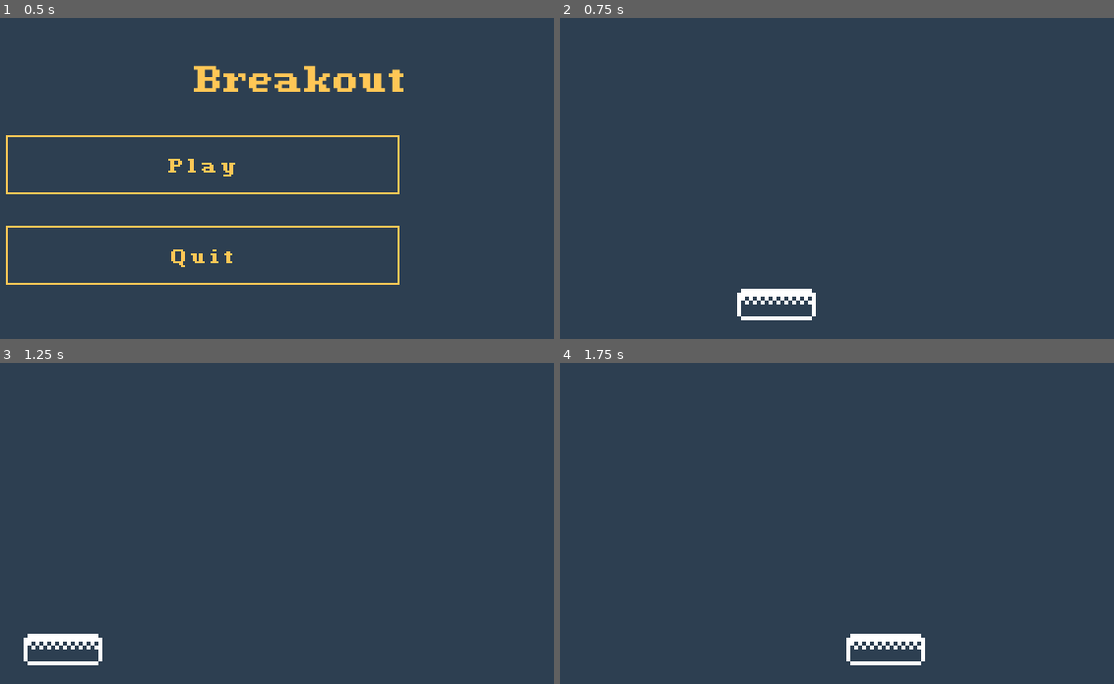
Above: before the commit, frames 1-4 (two rows, left to right).
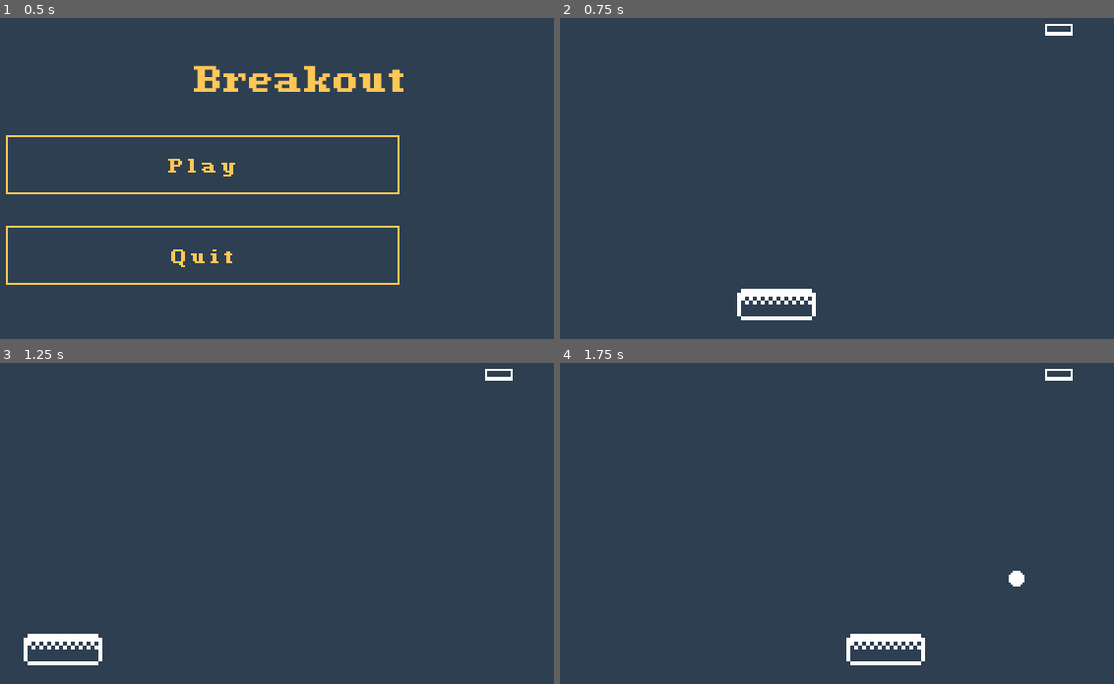
Above: after the commit, the same moments.

Repository: cnnranderson/godot-breakout
Game: Godot game, scene res://scenes/main/MainScene.tscn
The game is run twice, just before and just after one commit, with the same random seed, the same clock (stepped at 60 frames per second) and the same inputs.
Inputs (mouse positions are in pixels of both pictures, inside the frame that each line leads up to):
- Up to frame 1 (0.5 s): no input
- Up to frame 2 (0.75 s): click "Play" at 0.5 s
- Up to frame 3 (1.25 s): no input
- Up to frame 4 (1.75 s): move the mouse to (1014, 430) at 1.27 s; hold Up (ui_up) from 1.28 s (still down)

Frame 1 is identical in both runs. In frame 2, 0.1% of the frame differs, in the area x 87-93%, y 1-6%; in frame 3, 0.1%; in frame 4, 0.2%, in the area x 80-93%, y 1-70%.

Commit message:
Ball physics kind of working?

Diff:
--- /dev/null
+++ b/entities/ball/Ball.gd
@@ -0,0 +1,26 @@
+extends KinematicBody2D
+class_name Ball
+
+export(int) var max_speed = 400
+export(int) var min_speed = 350
+
+var velocity = Vector2(0, min_speed)
+
+func _ready():
+	$Sprite.material.set_shader_param("SelectedColor", Color(Global.Palette.secondary))
+
+func _physics_process(delta):
+	var collision = move_and_collide(velocity * delta)
+
+	if collision:
+		var obj = collision.collider
+		if obj.name == "Paddle" or obj.name == "Walls":
+			velocity = velocity.bounce(collision.normal)
+		if obj.name == "Brick":
+			velocity = velocity.bounce(collision.normal)
+			if obj.has_method("hit"):
+				obj.hit()
+
+func _on_VisibilityNotifier2D_viewport_exited(viewport):
+	Events.emit_signal("ball_destroyed")
+	queue_free()
--- /dev/null
+++ b/entities/ball/Ball.tscn
@@ -0,0 +1,29 @@
+[gd_scene load_steps=6 format=2]
+
+[ext_resource path="res://images/ball.png" type="Texture" id=1]
+[ext_resource path="res://entities/ball/Ball.gd" type="Script" id=2]
+[ext_resource path="res://shaders/palette.shader" type="Shader" id=3]
+
+[sub_resource type="ShaderMaterial" id=1]
+shader = ExtResource( 3 )
+shader_param/SelectedColor = Color( 0.18, 0.25, 0.32, 1 )
+
+[sub_resource type="CircleShape2D" id=2]
+radius = 4.5
+
+[node name="Ball" type="KinematicBody2D"]
+scale = Vector2( 2, 2 )
+script = ExtResource( 2 )
+
+[node name="Sprite" type="Sprite" parent="."]
+material = SubResource( 1 )
+texture = ExtResource( 1 )
+
+[node name="CollisionShape2D" type="CollisionShape2D" parent="."]
+visible = false
+shape = SubResource( 2 )
+
+[node name="VisibilityNotifier2D" type="VisibilityNotifier2D" parent="."]
+rect = Rect2( -5, -5, 10, 10 )
+
+[connection signal="viewport_exited" from="VisibilityNotifier2D" to="." method="_on_VisibilityNotifier2D_viewport_exited"]
--- /dev/null
+++ b/entities/brick/Brick.gd
@@ -0,0 +1,11 @@
+extends Node2D
+class_name Brick
+
+export(bool) var is_moving = false
+export(int) var points = 50
+
+func _ready():
+	$Sprite.material.set_shader_param("SelectedColor", Color(Global.Palette.bricks))
+
+func hit():
+	queue_free()
--- /dev/null
+++ b/entities/brick/Brick.tscn
@@ -0,0 +1,24 @@
+[gd_scene load_steps=6 format=2]
+
+[ext_resource path="res://images/brick.png" type="Texture" id=1]
+[ext_resource path="res://shaders/palette.shader" type="Shader" id=2]
+[ext_resource path="res://entities/brick/Brick.gd" type="Script" id=3]
+
+[sub_resource type="ShaderMaterial" id=1]
+shader = ExtResource( 2 )
+shader_param/SelectedColor = Color( 0.18, 0.25, 0.32, 1 )
+
+[sub_resource type="RectangleShape2D" id=2]
+extents = Vector2( 7, 3 )
+
+[node name="Brick" type="KinematicBody2D"]
+scale = Vector2( 2, 2 )
+script = ExtResource( 3 )
+
+[node name="Sprite" type="Sprite" parent="."]
+material = SubResource( 1 )
+texture = ExtResource( 1 )
+
+[node name="CollisionShape2D" type="CollisionShape2D" parent="."]
+visible = false
+shape = SubResource( 2 )
--- a/entities/paddle/Paddle.gd
+++ b/entities/paddle/Paddle.gd
@@ -1,6 +1,7 @@
 extends KinematicBody2D
 
-export(float) var speed = 800.0
+export(int) var speed = 800
+export(int) var start_y = 440
 
 var velocity = Vector2()
 var target = Vector2()
@@ -13,6 +14,7 @@
 	target = get_global_mouse_position()
 
 func _physics_process(delta):
+	position.y = start_y
 	velocity = position.direction_to(target) * speed
 	velocity.y = 0
 	velocity = move_and_slide(velocity)
--- a/project.godot
+++ b/project.godot
@@ -9,12 +9,24 @@
 config_version=4
 
 _global_script_classes=[ {
+"base": "KinematicBody2D",
+"class": "Ball",
+"language": "GDScript",
+"path": "res://entities/ball/Ball.gd"
+}, {
+"base": "Node2D",
+"class": "Brick",
+"language": "GDScript",
+"path": "res://entities/brick/Brick.gd"
+}, {
 "base": "Node2D",
 "class": "Main",
 "language": "GDScript",
 "path": "res://scenes/main/Main.gd"
 } ]
 _global_script_class_icons={
+"Ball": "",
+"Brick": "",
 "Main": ""
 }
 
--- a/scenes/game/GameScene.gd
+++ b/scenes/game/GameScene.gd
@@ -1,4 +1,26 @@
 extends Node2D
 
+const _Ball = preload("res://entities/ball/Ball.tscn")
+
+var active_ball : Ball
+
 func _ready():
-	pass
+	Events.connect("brick_destroyed", self, "_Event_brick_destroyed")
+	Events.connect("ball_destroyed", self, "_Event_ball_destroyed")
+	Events.connect("game_lost", self, "_Event_game_lost")
+	Events.connect("game_won", self, "_Event_game_won")
+
+func _process(delta):
+	if Input.is_action_just_pressed("ui_up"):
+		_spawn_ball()
+
+func _spawn_ball():
+	if !is_instance_valid(active_ball):
+		var pos = get_global_mouse_position()
+		var ball = _Ball.instance()
+		ball.position = pos
+		active_ball = ball
+		add_child(ball)
+
+func _Event_brick_destroyed(points, coordinate):
+	print("Brick destroyed for %s points" % str(points))
--- a/scenes/game/GameScene.tscn
+++ b/scenes/game/GameScene.tscn
@@ -1,10 +1,19 @@
-[gd_scene load_steps=3 format=2]
+[gd_scene load_steps=4 format=2]
 
 [ext_resource path="res://scenes/game/GameScene.gd" type="Script" id=1]
 [ext_resource path="res://entities/paddle/Paddle.tscn" type="PackedScene" id=2]
+[ext_resource path="res://entities/brick/Brick.tscn" type="PackedScene" id=3]
 
 [node name="GameScene" type="Node2D"]
 script = ExtResource( 1 )
 
 [node name="Paddle" parent="." instance=ExtResource( 2 )]
 position = Vector2( 360, 440 )
+
+[node name="Brick" parent="." instance=ExtResource( 3 )]
+position = Vector2( 561.381, 161.428 )
+
+[node name="Walls" type="StaticBody2D" parent="."]
+
+[node name="CollisionPolygon2D" type="CollisionPolygon2D" parent="Walls"]
+polygon = PoolVector2Array( -20, -25, 745, -25, 745, 500, 720, 500, 720, 0, 0, 0, 0, 500, -25, 500 )
Not shown: 2 places in entities/paddle/Paddle.tscn that only renumber resources
Binary file added: images/ball.png
Not shown, added: images/ball.png.import
